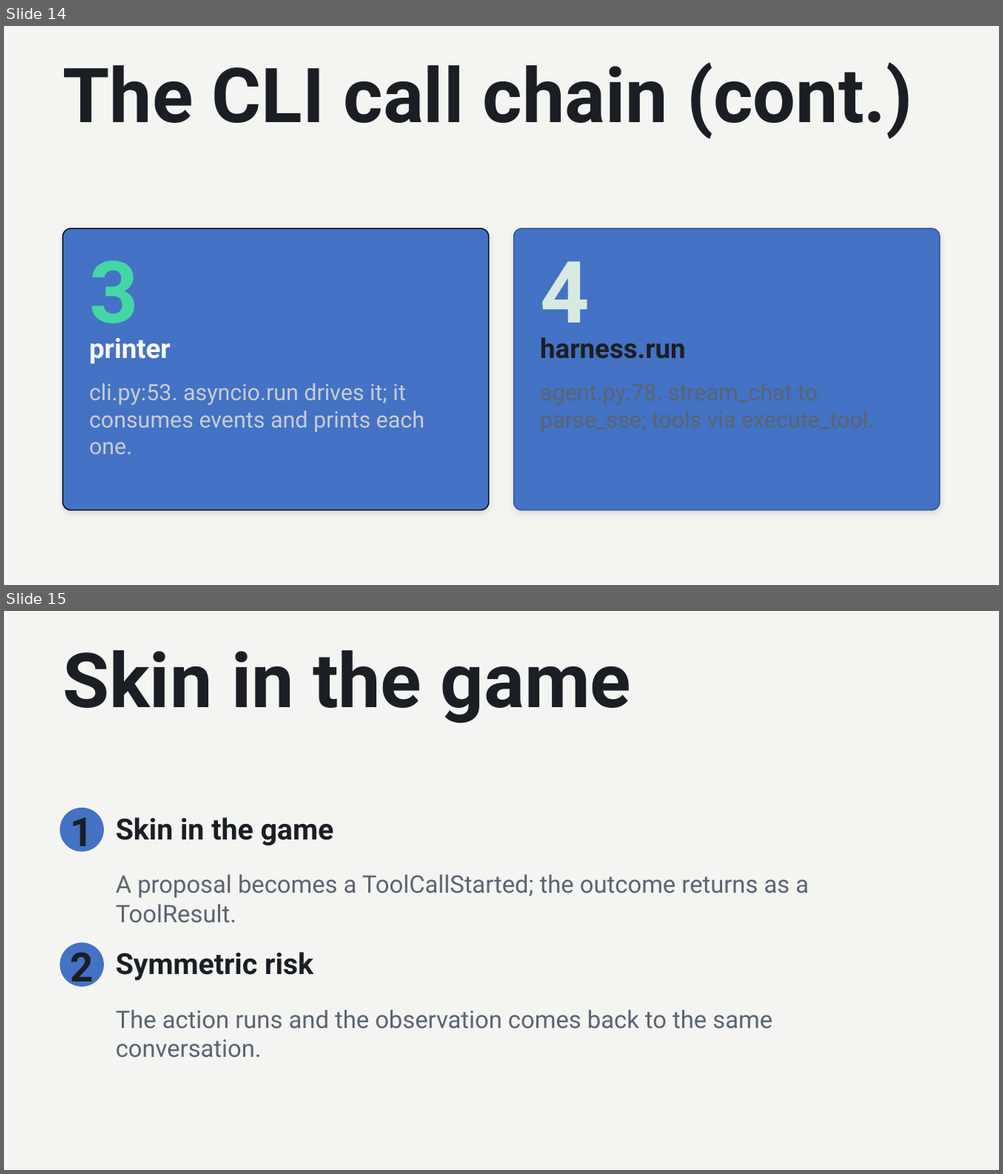
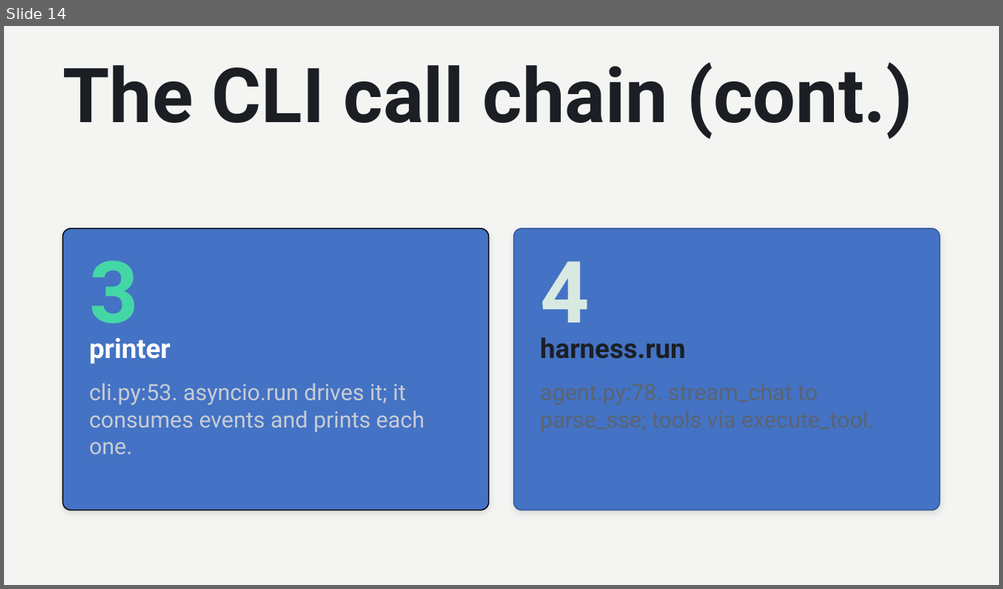
Before and after one commit to adipginting/pyagent, a slide deck: docs/pyagent-presentation-large.odp. Shown one above the other, each under a label of ours: slides 14 and 15 before the commit, slide 14 after it. The pictures are 1003x1174 and 1003x589 pixels, drawn with LibreOffice and Linux fonts; fonts in the diff are those of the drawing. Boxes give left, top, right and bottom in pixels: in the first picture for what was removed or moved away, otherwise in the second. Text is boxed around its words. In the diff, an @@ line names an element or a change of style, - is before the commit and + after.

```diff
--- a/docs/pyagent-presentation-large.odp
+++ b/docs/pyagent-presentation-large.odp
@@ slide 15 removed at box(4, 611, 999, 1170), background #F4F5F3 @@
@@ text removed at box(62, 650, 631, 723) @@
-Skin in the game
@@ ellipse removed at box(60, 808, 104, 852) @@
@@ text removed at box(70, 809, 93, 856) @@
-1
@@ text removed at box(116, 817, 334, 846) @@
-Skin in the game
@@ text removed at box(116, 874, 808, 923) @@
-A proposal becomes a ToolCallStarted; the outcome returns as a ToolResult.
@@ ellipse removed at box(60, 943, 104, 987) @@
@@ text removed at box(70, 945, 93, 991) @@
-2
@@ text removed at box(116, 952, 313, 981) @@
-Symmetric risk
@@ text removed at box(116, 1010, 772, 1058) @@
-The action runs and the observation comes back to the same conversation.
```
Also in this commit, not shown: 3 slides changed, 1 other slide removed, 6 other files.
